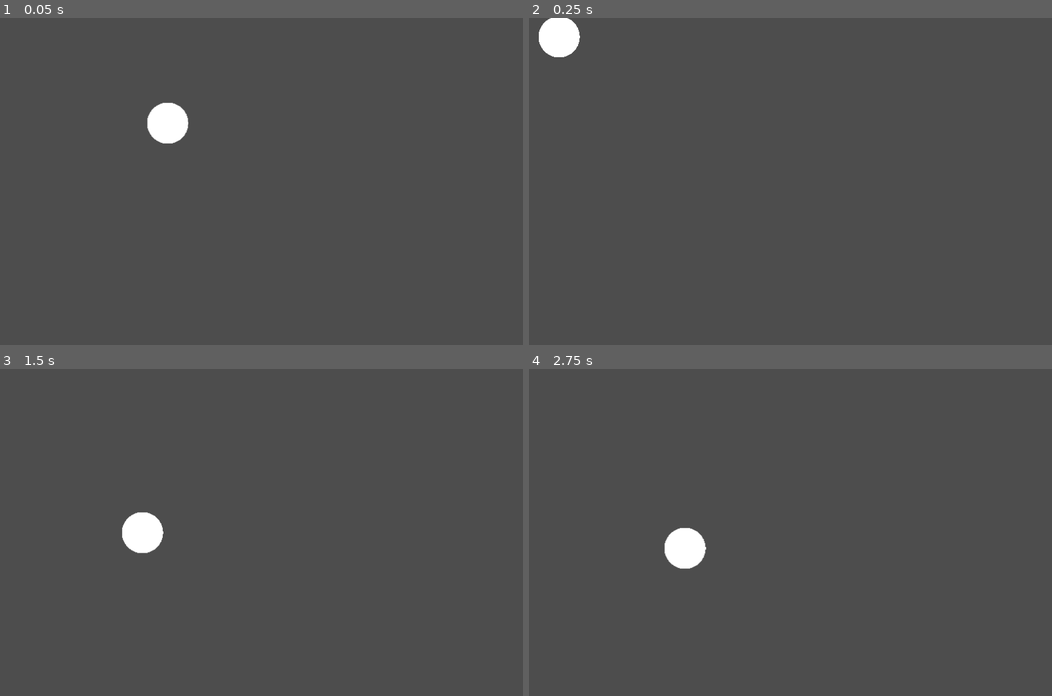
Above: before the commit, frames 1-4 (two rows, left to right).
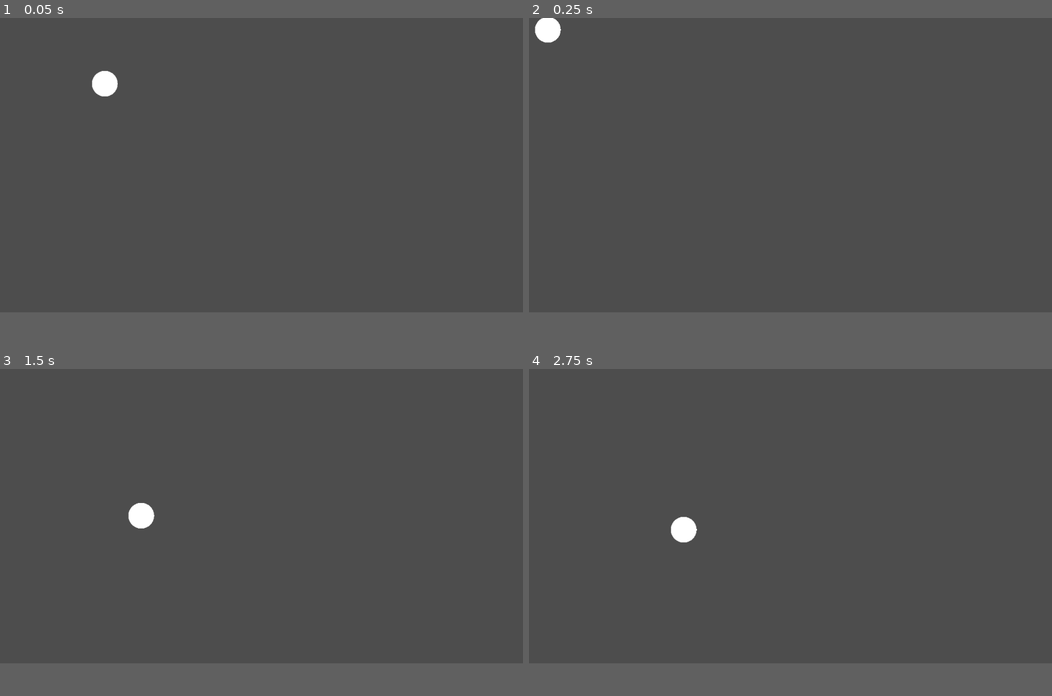
Above: after the commit, the same moments.

Repository: superwhack/counter-intuitive
Game: Godot game, scene res://scenes/main.tscn
The game is run twice, just before and just after one commit, with the same random seed, the same clock (stepped at 60 frames per second) and the same inputs.
Inputs (mouse positions are in pixels of both pictures, inside the frame that each line leads up to):
- Up to frame 1 (0.05 s): no input
- Up to frame 2 (0.25 s): no input
- Up to frame 3 (1.5 s): move the mouse to (5, 372) at 0.52 s; press the mouse at (5, 372) at 0.53 s; tap Enter at 1.25 s; move the mouse to (156, 548) at 1.27 s; release the mouse at (156, 548) at 1.28 s; click (156, 548) at 1.35 s
- Up to frame 4 (2.75 s): move the mouse to (842, 460) at 2.02 s; press the mouse at (842, 460) at 2.03 s
In our replay, the window is 800x500 before the commit and 800x450 after it. These sizes can differ from the game's own. Grey fills any space a smaller window leaves; there, only what the larger window draws over its background counts as a difference.

The runs differ from the first frame. In frame 1, 1.1% of the frame differs, in the area x 17-36%, y 16-39%; in frame 2, 0.6%; in frame 3, 0.7%; in frame 4, 0.8%.

Commit message:
started to implement a board

Diff:
--- /dev/null
+++ b/counter-intuitive/board.gd
@@ -0,0 +1,15 @@
+extends Node2D
+
+@export var boardSpaceScene : PackedScene;
+
+func _init() -> void:
+	for (i < 25)
+
+# Called when the node enters the scene tree for the first time.
+func _ready() -> void:
+	pass # Replace with function body.
+
+
+# Called every frame. 'delta' is the elapsed time since the previous frame.
+func _process(delta: float) -> void:
+	pass
--- /dev/null
+++ b/counter-intuitive/board.tscn
@@ -0,0 +1,40 @@
+[gd_scene load_steps=5 format=3 uid="uid://dge4f8gmo3c60"]
+
+[ext_resource type="Script" uid="uid://c8weik1lixbkh" path="res://board.gd" id="1_p0ybc"]
+[ext_resource type="Theme" uid="uid://cofvomjdp5473" path="res://board_theme.tres" id="2_psm7c"]
+
+[sub_resource type="CanvasItemMaterial" id="CanvasItemMaterial_psm7c"]
+
+[sub_resource type="StyleBoxFlat" id="StyleBoxFlat_p0ybc"]
+bg_color = Color(0.6, 0.6, 0.6, 0)
+border_width_left = 2
+border_width_top = 2
+border_width_right = 2
+border_width_bottom = 2
+border_color = Color(0, 0, 0, 1)
+
+[node name="Board" type="CanvasLayer"]
+script = ExtResource("1_p0ybc")
+
+[node name="BG" type="Panel" parent="."]
+material = SubResource("CanvasItemMaterial_psm7c")
+anchors_preset = 8
+anchor_left = 0.5
+anchor_top = 0.5
+anchor_right = 0.5
+anchor_bottom = 0.5
+offset_left = -250.0
+offset_top = -250.0
+offset_right = 250.0
+offset_bottom = 250.0
+grow_horizontal = 2
+grow_vertical = 2
+theme = ExtResource("2_psm7c")
+theme_override_styles/panel = SubResource("StyleBoxFlat_p0ybc")
+
+[node name="GridContainer" type="GridContainer" parent="."]
+offset_left = 390.0
+offset_top = 110.0
+offset_right = 430.0
+offset_bottom = 150.0
+columns = 5
--- /dev/null
+++ b/counter-intuitive/board_space.gd
@@ -0,0 +1,12 @@
+extends Panel
+
+_init()
+
+# Called when the node enters the scene tree for the first time.
+func _ready() -> void:
+	pass # Replace with function body.
+
+
+# Called every frame. 'delta' is the elapsed time since the previous frame.
+func _process(delta: float) -> void:
+	pass
--- /dev/null
+++ b/counter-intuitive/board_space.tscn
@@ -0,0 +1,8 @@
+[gd_scene load_steps=2 format=3 uid="uid://clrqbnlb0ildj"]
+
+[ext_resource type="Script" uid="uid://b5xxl4h3op6mw" path="res://board_space.gd" id="1_rqmst"]
+
+[node name="BoardSpace" type="Panel"]
+offset_right = 40.0
+offset_bottom = 40.0
+script = ExtResource("1_rqmst")
--- /dev/null
+++ b/counter-intuitive/board_theme.tres
@@ -0,0 +1,3 @@
+[gd_resource type="Theme" format=3 uid="uid://cofvomjdp5473"]
+
+[resource]
--- a/counter-intuitive/project.godot
+++ b/counter-intuitive/project.godot
@@ -17,8 +17,8 @@
 
 [display]
 
-window/size/viewport_width=800
-window/size/viewport_height=500
+window/size/viewport_width=1280
+window/size/viewport_height=720
 
 [input]
 
Not shown, added: counter-intuitive/board.gd.uid
Not shown, added: counter-intuitive/board_space.gd.uid
